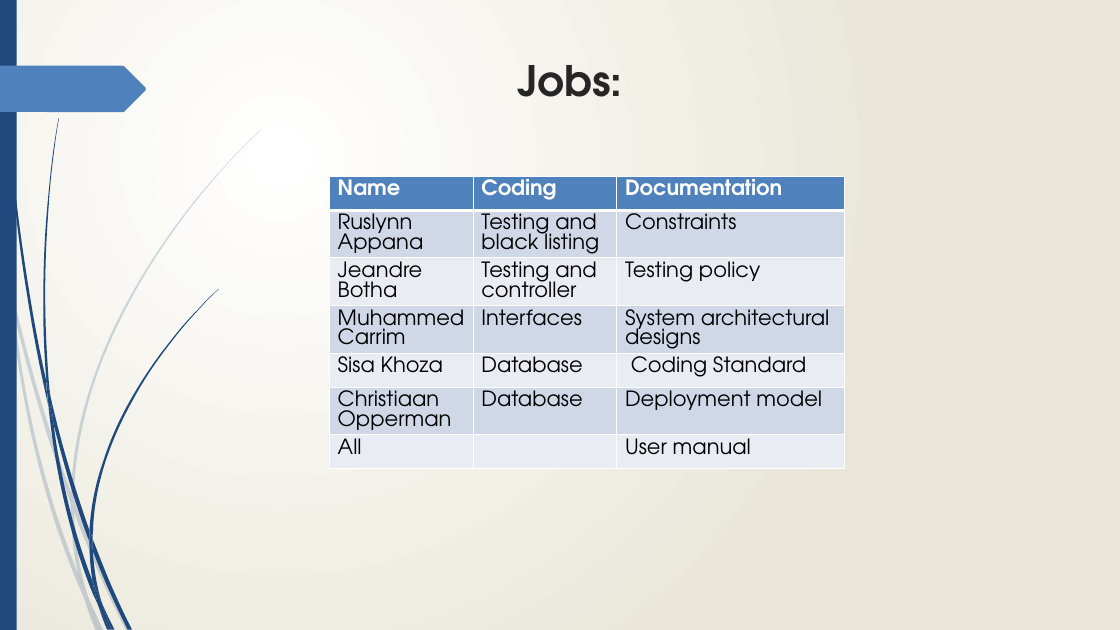
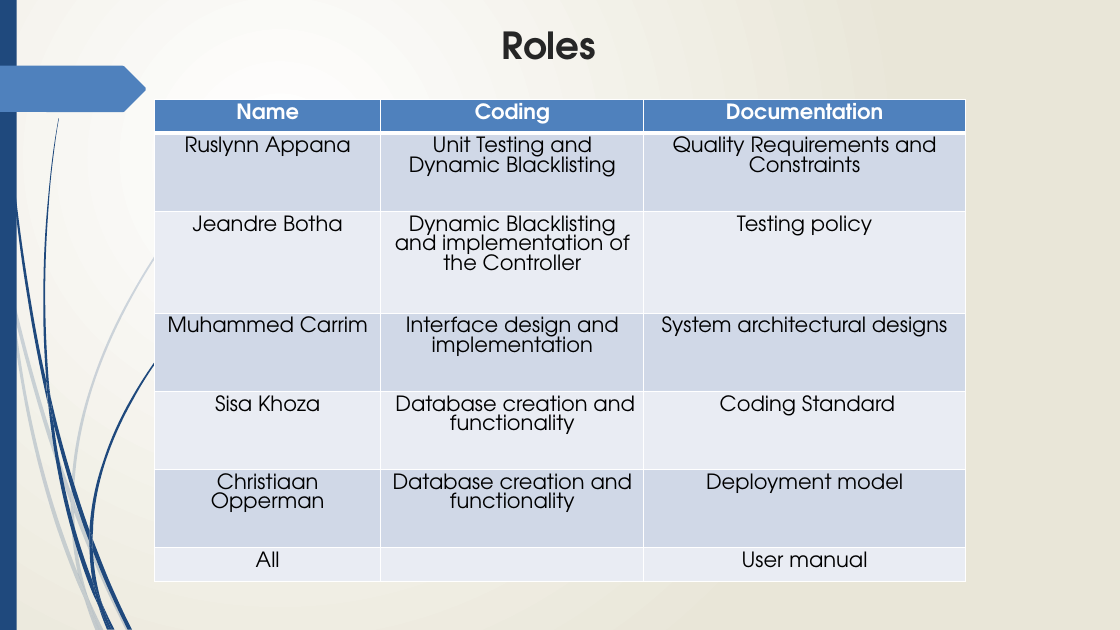
Before and after one commit to cos301-2019-se/Defendr, a slide deck: slide 2 of SRS/SlideShow2.pptx. Drawn at 1120x630 pixels with LibreOffice and Linux fonts; fonts in the diff are those of the drawing. Boxes give left, top, right and bottom in pixels: in the first picture for what was removed or moved away, otherwise in the second. Text is boxed around its words. In the diff, an @@ line names an element or a change of style, - is before the commit and + after.

```diff
--- a/SRS/SlideShow2.pptx
+++ b/SRS/SlideShow2.pptx
@@ title at (501,31,596,60): text changed; size 36 to 32 pt @@
-Jobs:
+Roles
@@ table at (155,99,965,581) @@
-row 2, column 2: Testing and black listing
+row 2, column 2: Unit Testing and Dynamic Blacklisting
-row 2, column 3: Constraints
+row 2, column 3: Quality Requirements and Constraints
-row 3, column 2: Testing and controller
+row 3, column 2: Dynamic Blacklisting and implementation of the Controller
-row 4, column 2: Interfaces
+row 4, column 2: Interface design and implementation
-row 5, column 2: Database
+row 5, column 2: Database creation and functionality
-row 6, column 2: Database
+row 6, column 2: Database creation and functionality
@@ alignment left to centre @@
@@ table: place and size @@
-table at (329,176,844,514)
+table at (155,99,965,581)
```
Also in this commit, not shown: 2 other slides changed.
